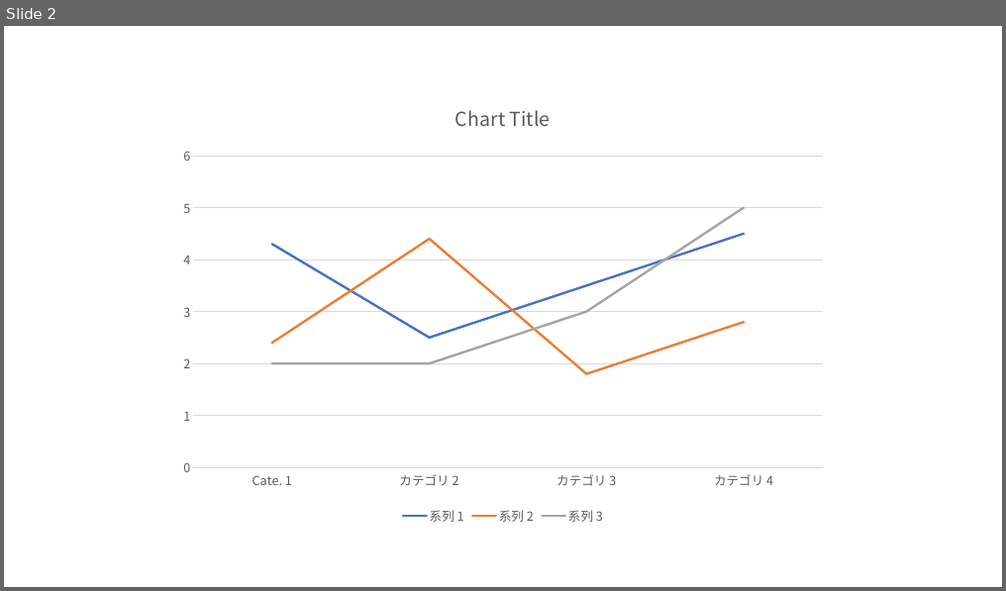
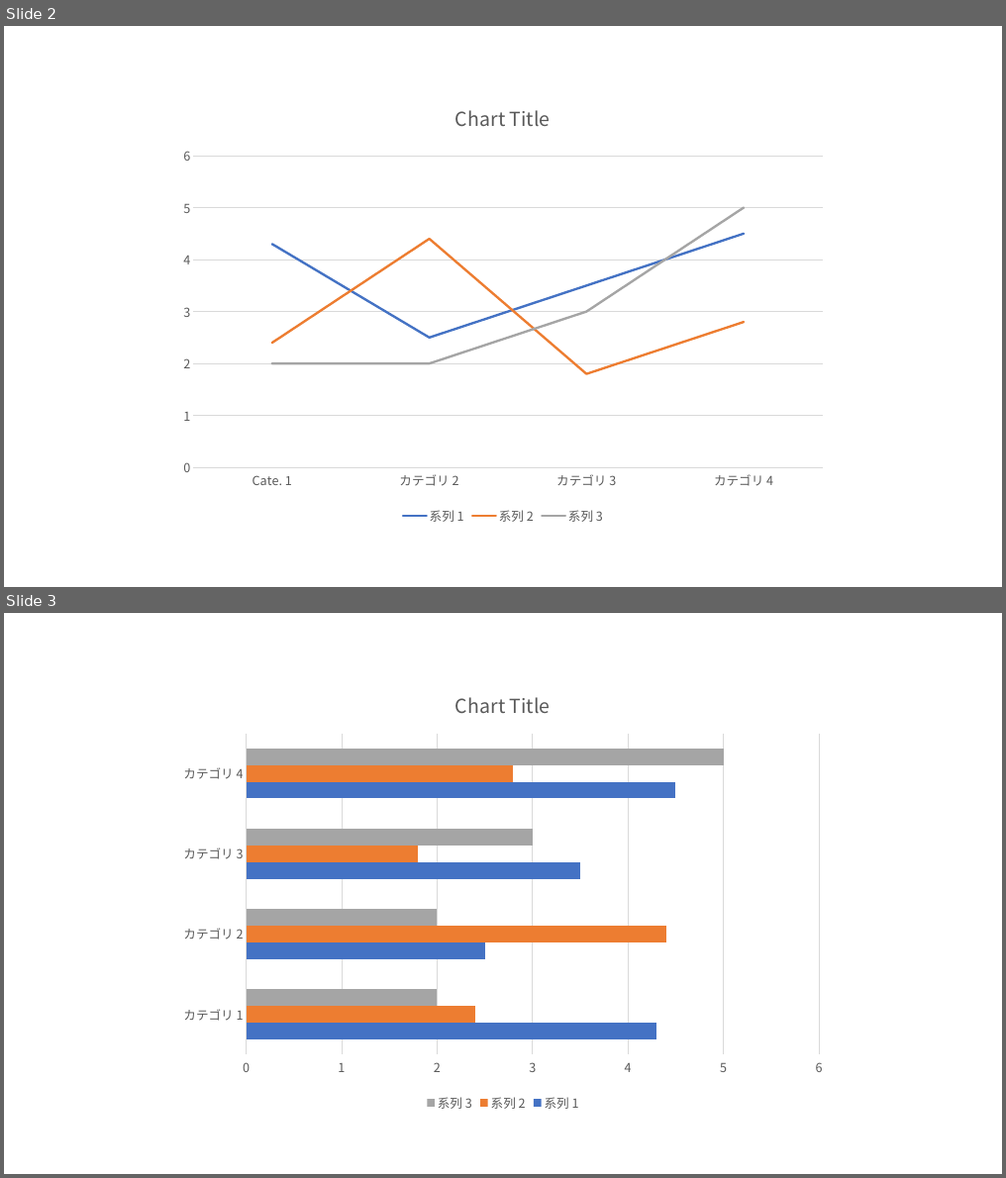
Before and after one commit to CPkobo/bilingual-core, a slide deck: withChart.pptx. Shown one above the other, each under a label of ours: slide 2 before the commit, slides 2 and 3 after it. The pictures are 1006x591 and 1006x1178 pixels, drawn with LibreOffice and Linux fonts; fonts in the diff are those of the drawing. Boxes give left, top, right and bottom in pixels: in the first picture for what was removed or moved away, otherwise in the second. Text is boxed around its words. In the diff, an @@ line names an element or a change of style, - is before the commit and + after.

Commit message:
Able to read ppt chart by visitor

```diff
--- a/withChart.pptx
+++ b/withChart.pptx
@@ slide 3 added at <box>4,613,1002,1174</box>, background #FFFFFF @@
@@ bar chart added at <box>170,672,836,1116</box> @@
+categories: カテゴリ 1, カテゴリ 2, カテゴリ 3, カテゴリ 4
+系列 1: 4.3, 2.5, 3.5, 4.5
+系列 2: 2.4, 4.4, 1.8, 2.8
+系列 3: 2, 2, 3, 5
```
Also in this commit, not shown: 1 slide changed, 3 other slides added, 9 other files.
